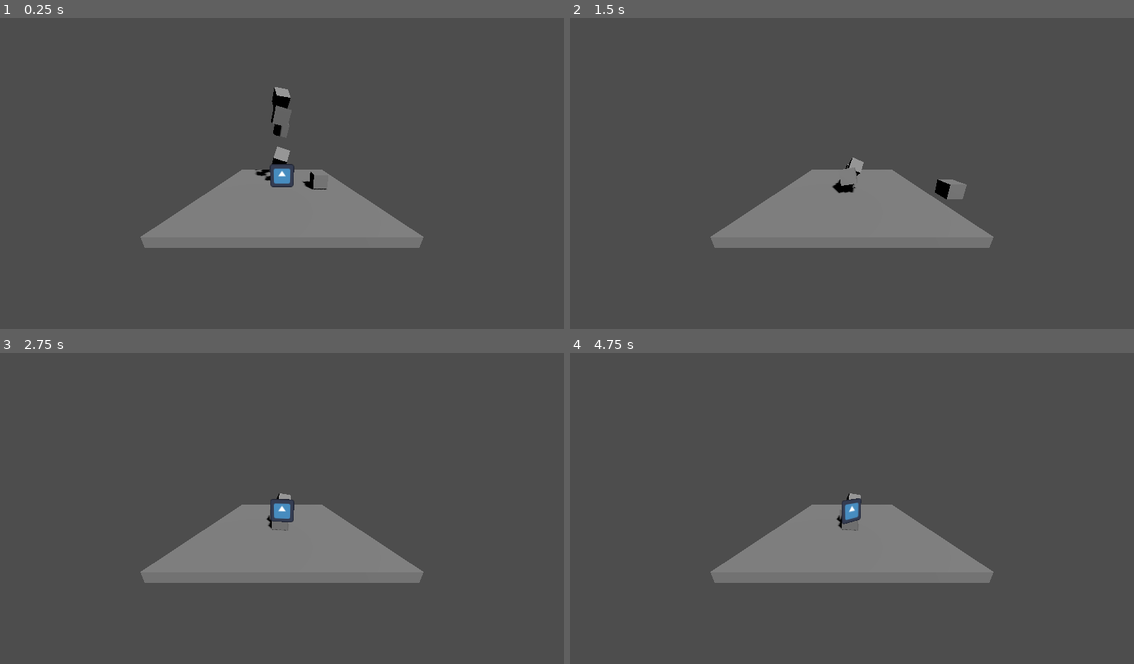
Above: before the commit, frames 1-4 (two rows, left to right).
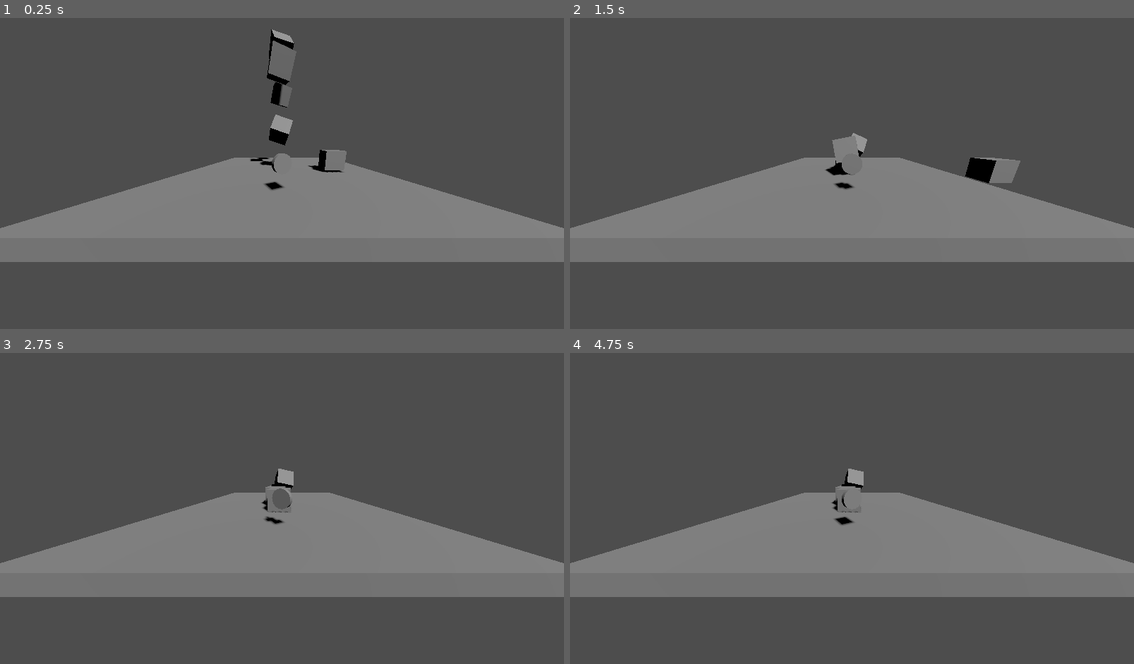
Above: after the commit, the same moments.

Repository: V102002/Godot-3D-Platformer
Game: Godot game, scene res://level_1.tscn
The game is run twice, just before and just after one commit, with the same random seed, the same clock (stepped at 60 frames per second) and the same inputs. The engine's default icon, where the game draws it, is replaced by a stand-in: a white triangle on a blue panel in a dark square.
Inputs:
- Up to frame 1 (0.25 s): no input
- Up to frame 2 (1.5 s): tap Enter (ui_accept) at 0.5, 0.77 s; hold Right (ui_right) 0.53-1.28 s; hold Down (ui_down) from 1.28 s (still down)
- Up to frame 3 (2.75 s): tap Enter (ui_accept) at 1.52 s; release Down (ui_down) at 2.03 s; hold Right (ui_right) from 2.03 s (still down)
- Up to frame 4 (4.75 s): release Right (ui_right) at 2.78 s; hold Up (ui_up) 2.78-3.53 s; tap Enter (ui_accept) at 3.02, 3.77, 4.52 s; hold Left (ui_left) from 3.53 s (still down)

The runs differ from the first frame. In frame 1, 17% of the frame differs, in the area x 0-100%, y 3-79%; in frame 2, 16%; in frame 3, 16%; in frame 4, 16%.

Commit message:
Added coin model

Diff:
--- a/3dplatformer/coin.gd
+++ b/3dplatformer/coin.gd
@@ -1,6 +1,6 @@
 extends Area3D
-
-
+#how fast the coin should rotate
+const ROT_SPEED = 2 #Number of degrees the coin rotates every frame
 # Called when the node enters the scene tree for the first time.
 func _ready() -> void:
 	pass # Replace with function body.
@@ -8,4 +8,12 @@
 
 # Called every frame. 'delta' is the elapsed time since the previous frame.
 func _process(delta: float) -> void:
-	pass
+	rotate_y(deg_to_rad(ROT_SPEED))
+
+	#Shouldn't use has_overlapping_bodies() because there will be a slight delay between detection of collision and reaction to the collision.
+	#Use Signals- Signals are a way of handling common types of events
+	#if has_overlapping_bodies(): #If the coin is colliding or overlapping with the any other physics object
+		#queue_free() #Deletes the object from the game
+
+func _on_body_entered(body: Node3D) -> void:
+	queue_free() #Deletes the object from the game
--- a/3dplatformer/coin.tscn
+++ b/3dplatformer/coin.tscn
@@ -21,3 +21,5 @@
 [node name="CollisionShape3D" type="CollisionShape3D" parent="."]
 transform = Transform3D(1, 0, 0, 0, -4.37114e-08, -1, 0, 1, -4.37114e-08, 0, 0, 0)
 shape = SubResource("CylinderShape3D_5m106")
+
+[connection signal="body_entered" from="." to="." method="_on_body_entered"]
--- a/3dplatformer/level_1.tscn
+++ b/3dplatformer/level_1.tscn
@@ -1,9 +1,8 @@
-[gd_scene load_steps=7 format=3 uid="uid://bkheh57fwjyh"]
+[gd_scene load_steps=6 format=3 uid="uid://bkheh57fwjyh"]
 
 [ext_resource type="PackedScene" uid="uid://ce4ste77nkwa8" path="res://block.tscn" id="1_udh5x"]
 [ext_resource type="PackedScene" uid="uid://22qtc8l7cx07" path="res://bob.tscn" id="2_kf7nb"]
-[ext_resource type="Texture2D" uid="uid://vxxlo6ihbho7" path="res://icon.svg" id="3_b1w1b"]
-[ext_resource type="Script" path="res://icon.gd" id="4_vn01e"]
+[ext_resource type="PackedScene" uid="uid://dhkx30rlwuvaq" path="res://coin.tscn" id="3_ah1y4"]
 
 [sub_resource type="BoxMesh" id="BoxMesh_w0wju"]
 size = Vector3(10, 0.5, 10)
@@ -14,7 +13,7 @@
 [node name="Level1" type="Node3D"]
 
 [node name="Camera3D" type="Camera3D" parent="."]
-transform = Transform3D(1, 0, 0, 0, 0.968409, 0.249366, 0, -0.249366, 0.968409, 0, 3.45457, 8.04874)
+transform = Transform3D(1, 0, 0, 0, 0.968409, 0.249366, 0, -0.249366, 0.968409, 0, 1.7109, 6.36909)
 fov = 112.279
 
 [node name="Floor" type="StaticBody3D" parent="."]
@@ -47,7 +46,5 @@
 [node name="Bob" parent="." instance=ExtResource("2_kf7nb")]
 transform = Transform3D(1, 0, 0, 0, 1, 0, 0, 0, 1, 2.71829, 1.12139, 0.512473)
 
-[node name="Icon" type="Sprite3D" parent="."]
-transform = Transform3D(1, 0, 0, 0, 1, 0, 0, 0, 1, 0, 1.75766, 2.5798)
-texture = ExtResource("3_b1w1b")
-script = ExtResource("4_vn01e")
+[node name="Coin1" parent="." instance=ExtResource("3_ah1y4")]
+transform = Transform3D(1, 0, 0, 0, 1, 0, 0, 0, 1, 0, 1.13157, 3.30737)
Binary file added: 3dplatformer/Assets/Models/Coin_Model.glb
